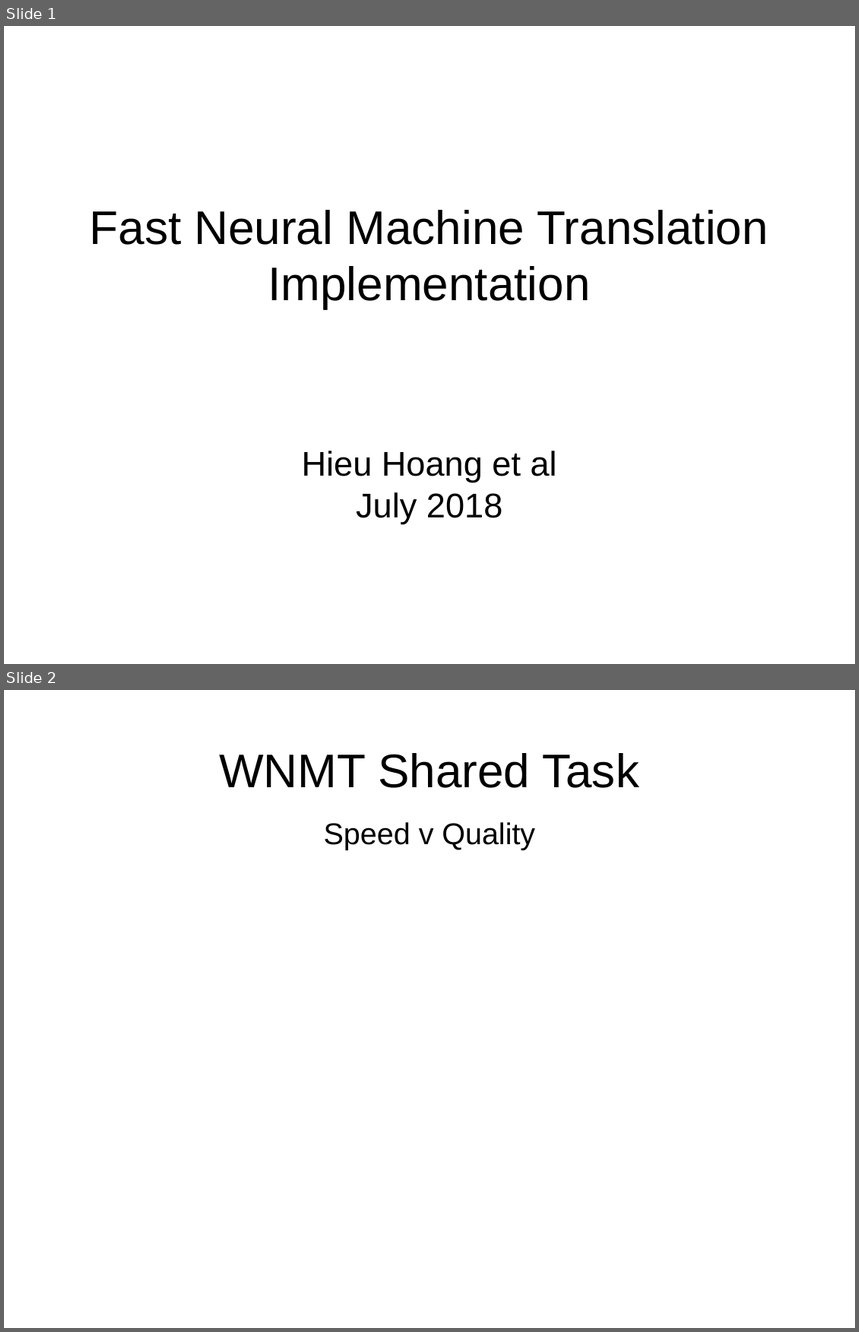
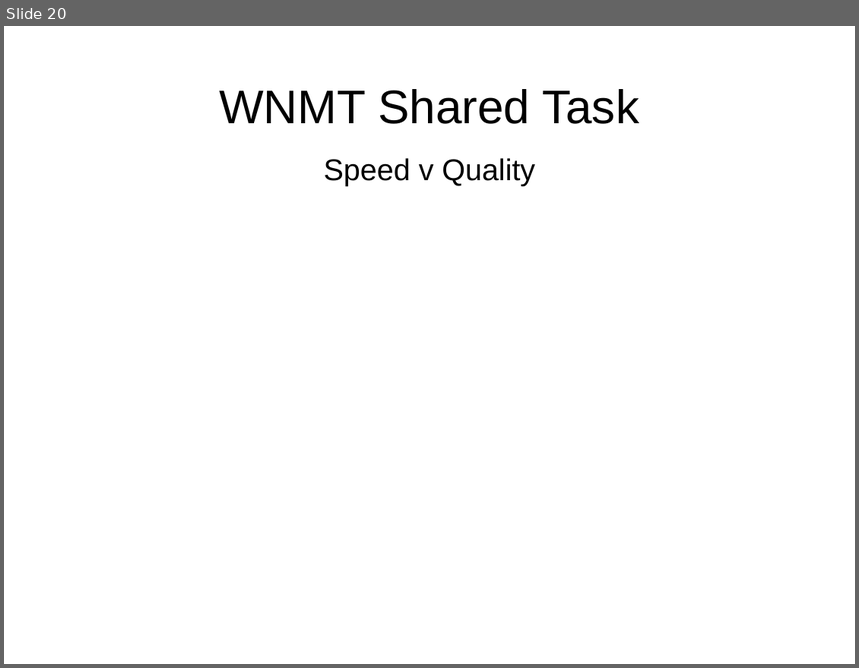
Before and after one commit to hieuhoang/papers, a slide deck: ms.2019/nmt.odp. Shown one above the other, each under a label of ours: slides 1 and 2 before the commit, slide 20 after it. The pictures are 859x1332 and 859x668 pixels, drawn with LibreOffice and Linux fonts; fonts in the diff are those of the drawing. Boxes give left, top, right and bottom in pixels: in the first picture for what was removed or moved away, otherwise in the second. Text is boxed around its words. In the diff, an @@ line names an element or a change of style, - is before the commit and + after.

```diff
--- a/ms.2019/nmt.odp
+++ b/ms.2019/nmt.odp
@@ slide 1 removed at [4,26,855,664], background #FFFFFF @@
@@ title removed at [90,210,769,309] @@
-Fast Neural Machine Translation Implementation
@@ subtitle removed at [302,451,557,524] @@
-Hieu Hoang et al
-July 2018
@@ what was slide 2 is now slide 20 @@
```
Also in this commit, not shown: 5 slides changed, 1 slide added, 2 other slides removed.
